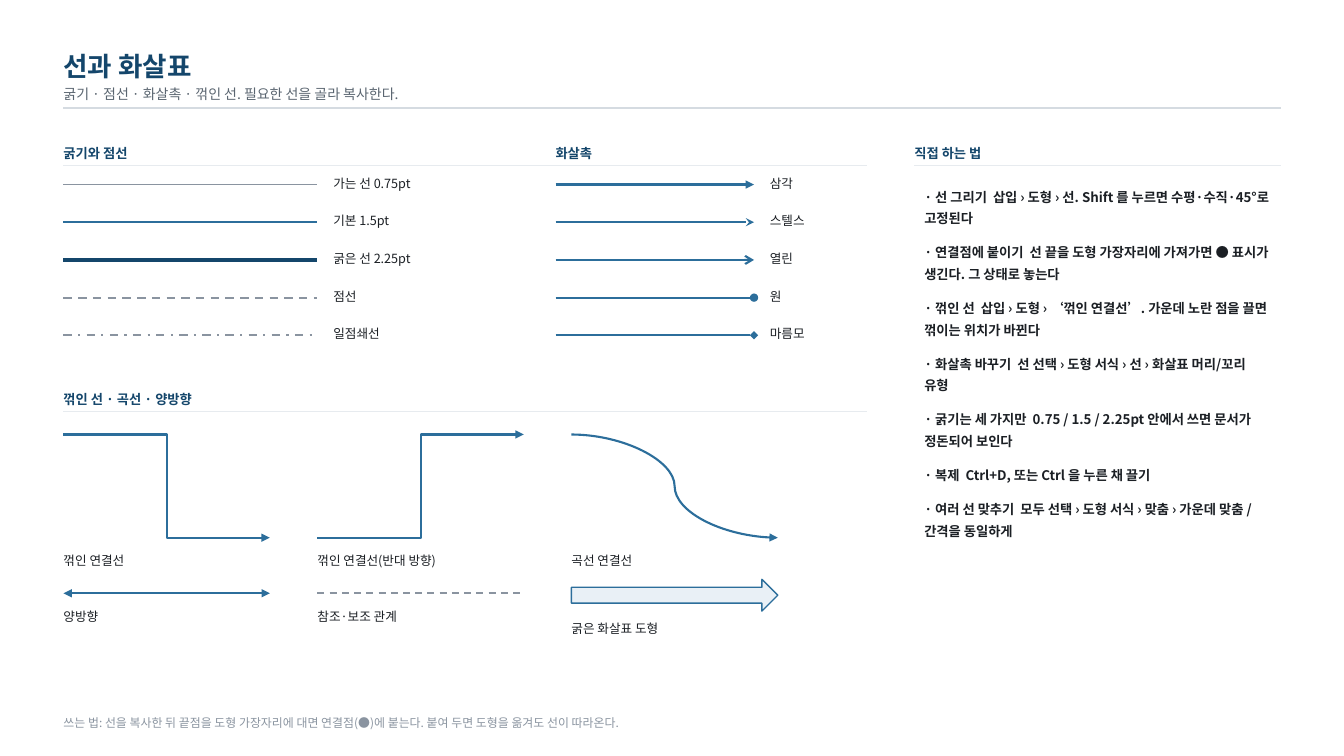
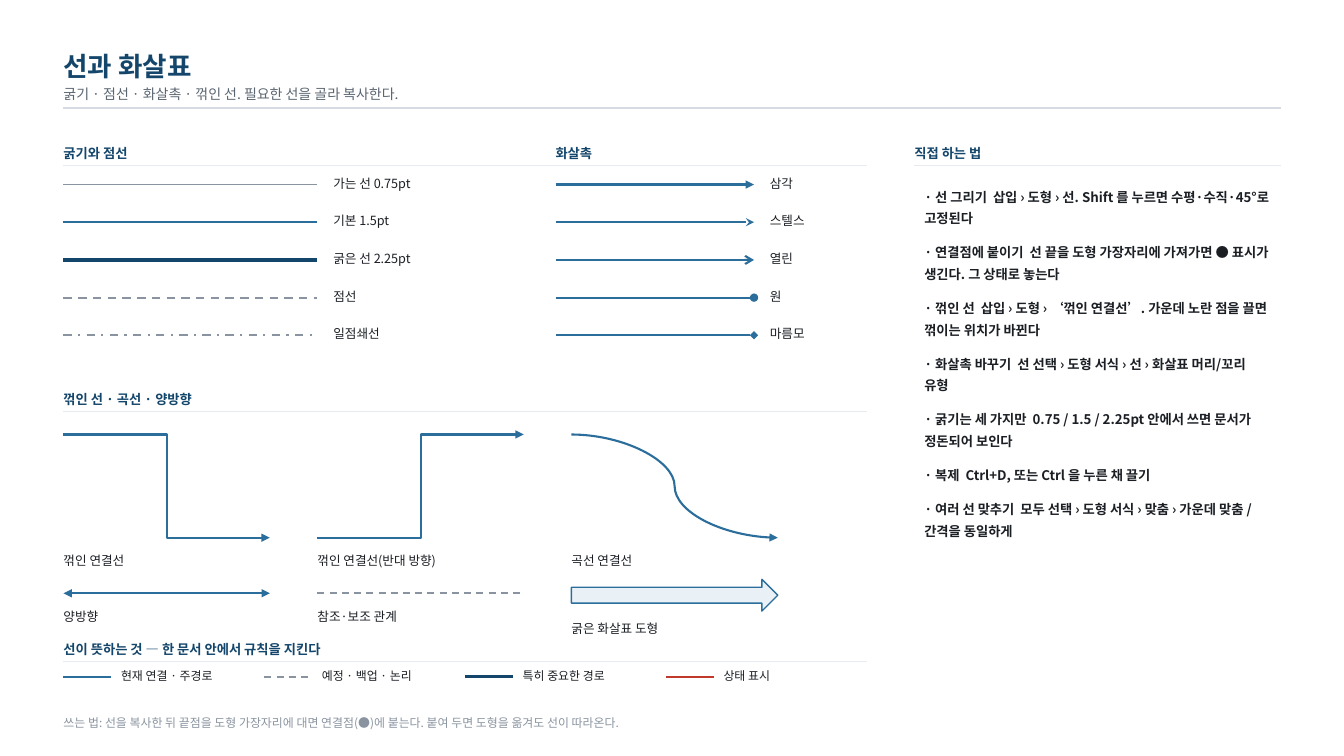
Before and after one commit to shbang0701/claude-test, a slide deck: slide 20 of library/03_슬라이드_요소.pptx. Drawn at 1344x756 pixels with LibreOffice and Linux fonts; fonts in the diff are those of the drawing. Boxes give left, top, right and bottom in pixels: in the first picture for what was removed or moved away, otherwise in the second. Text is boxed around its words. In the diff, an @@ line names an element or a change of style, - is before the commit and + after.

```diff
--- a/library/03_슬라이드_요소.pptx
+++ b/library/03_슬라이드_요소.pptx
@@ text added at box(63, 643, 321, 656), 9.5 pt, text #14466B, bold @@
+선이 뜻하는 것 — 한 문서 안에서 규칙을 지킨다
@@ line added from (64, 661) to (867, 661), #E7EBEF 1 pt @@
@@ line added from (64, 677) to (111, 677), #2C6E9B 1.5 pt @@
@@ text added at box(121, 670, 213, 681), 8.5 pt, text #1B1F24 @@
+현재 연결 · 주경로
@@ line added from (264, 677) to (312, 677), #8A94A0 1.25 pt dashed @@
@@ text added at box(322, 670, 412, 681), 8.5 pt, text #1B1F24 @@
+예정 · 백업 · 논리
@@ line added from (465, 677) to (513, 677), #14466B 2.25 pt @@
@@ text added at box(523, 670, 605, 681), 8.5 pt, text #1B1F24 @@
+특히 중요한 경로
@@ line added from (666, 677) to (714, 677), #C0392B 1.5 pt @@
@@ text added at box(724, 670, 770, 681), 8.5 pt, text #1B1F24 @@
+상태 표시
```
Also in this commit, not shown: 1 other slide changed, 3 slides added, 12 other files.
